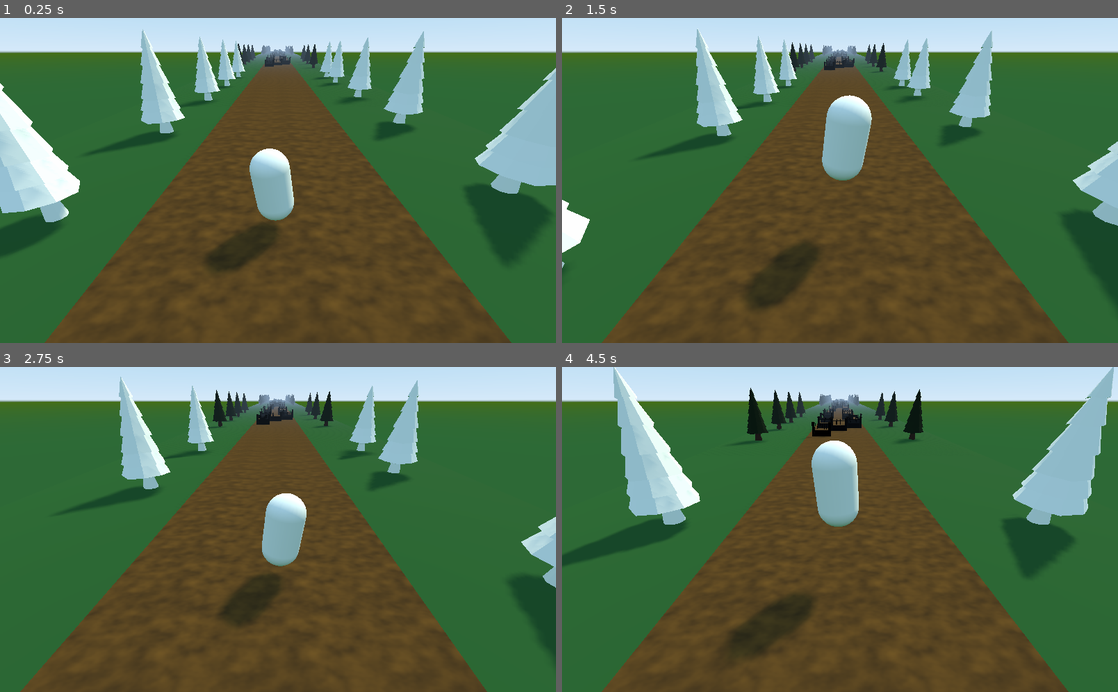
Above: before the commit, frames 1-4 (two rows, left to right).
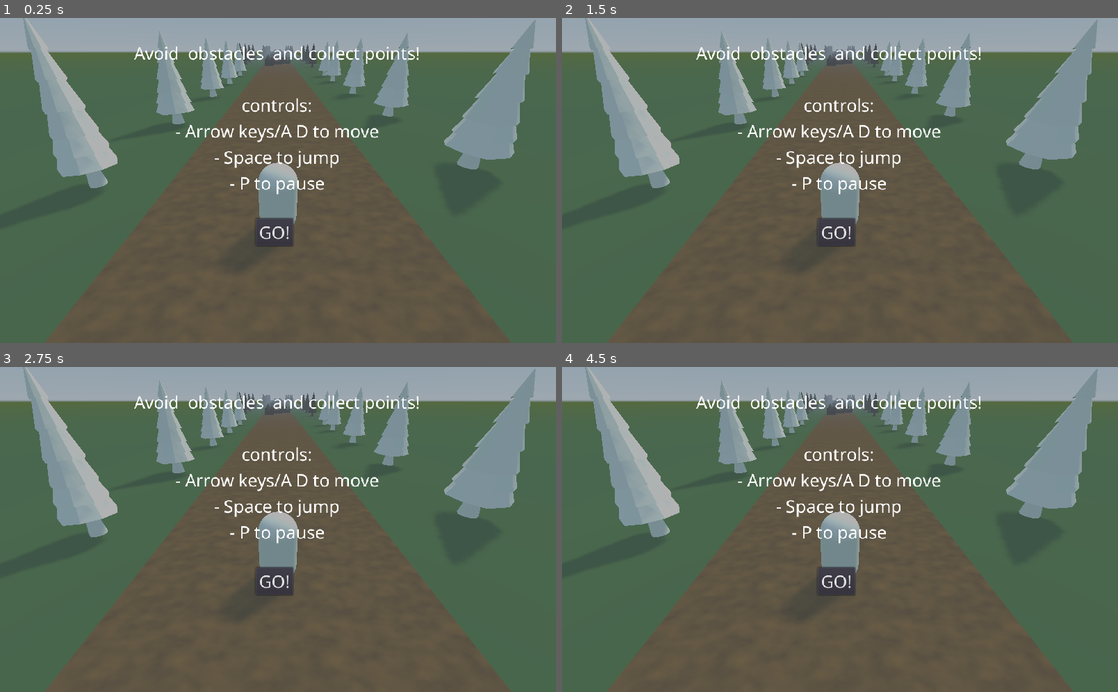
Above: after the commit, the same moments.

Repository: TaaviKodari/2022SyksyPe1715_Godot_Infinite_Runner
Game: Godot game, scene res://Main.tscn
Two runs of this game, one before a commit and one after it. Both use one fixed random seed, a clock stepped at 60 frames per second and the inputs below.
Inputs:
- Up to frame 1 (0.25 s): no input
- Up to frame 2 (1.5 s): hold D (move_right) 0.53-1.28 s; tap Space (jump) at 0.6, 0.77, 1.07, 1.35 s; hold A (move_left) from 1.28 s (still down)
- Up to frame 3 (2.75 s): tap Space (jump) at 1.52, 1.82, 2.1 s; release A (move_left) at 2.03 s; hold D (move_right) from 2.03 s (still down)
- Up to frame 4 (4.5 s): tap Space (jump) at 2.85, 3.02, 3.32, 3.6, 3.77, 4.07, 4.35 s; release D (move_right) at 3.53 s; hold A (move_left) from 3.53 s (still down)

The runs differ from the first frame. In frame 1, 97% of the frame differs, in the area x 0-100%, y 0-100%; in frame 2, 96%; in frame 3, 96%; in frame 4, 98%.

Commit message:
ui aloitettu

Diff:
--- a/Main.gd
+++ b/Main.gd
@@ -17,6 +17,7 @@
 # Called when the node enters the scene tree for the first time.
 func _ready():
 	randomize()
+	get_tree().paused = true
 	player.setup_jump(jump_length, jump_height, run_speed)
 
 	for i in range(initial_road_count):
--- a/Main.tscn
+++ b/Main.tscn
@@ -1,8 +1,9 @@
-[gd_scene load_steps=4 format=2]
+[gd_scene load_steps=5 format=2]
 
 [ext_resource path="res://RoadStart.tscn" type="PackedScene" id=1]
 [ext_resource path="res://Player.tscn" type="PackedScene" id=2]
 [ext_resource path="res://Main.gd" type="Script" id=3]
+[ext_resource path="res://UI/StartScreen.tscn" type="PackedScene" id=4]
 
 [node name="Main" type="Spatial"]
 transform = Transform( 1, 0, 0, 0, 0.999848, -0.0174524, 0, 0.0174524, 0.999848, 0, 0, 0 )
@@ -26,3 +27,7 @@
 [node name="Camera" type="Camera" parent="CameraPivot"]
 transform = Transform( 1, 0, 0, 0, 0.866025, 0.5, 0, -0.5, 0.866025, 0, 5, 5 )
 far = 300.0
+
+[node name="CanvasLayer" type="CanvasLayer" parent="."]
+
+[node name="StartScreen" parent="CanvasLayer" instance=ExtResource( 4 )]
--- /dev/null
+++ b/UI/OverlayScreen.gd
@@ -0,0 +1,6 @@
+extends Control
+
+
+
+func _on_Button_pressed():
+	hide()
--- /dev/null
+++ b/UI/OverlayScreen.tscn
@@ -0,0 +1,15 @@
+[gd_scene load_steps=3 format=2]
+
+[ext_resource path="res://UI/OverlayScreen.gd" type="Script" id=1]
+[ext_resource path="res://UI/ui_theme.tres" type="Theme" id=2]
+
+[node name="OverlayScreen" type="Control"]
+anchor_right = 1.0
+anchor_bottom = 1.0
+theme = ExtResource( 2 )
+script = ExtResource( 1 )
+
+[node name="ColorRect" type="ColorRect" parent="."]
+anchor_right = 1.0
+anchor_bottom = 1.0
+color = Color( 0.4, 0.4, 0.4, 0.498039 )
--- /dev/null
+++ b/UI/StartScreen.tscn
@@ -0,0 +1,35 @@
+[gd_scene load_steps=2 format=2]
+
+[ext_resource path="res://UI/OverlayScreen.tscn" type="PackedScene" id=1]
+
+[node name="StartScreen" instance=ExtResource( 1 )]
+
+[node name="Label" type="Label" parent="." index="1"]
+anchor_left = 0.5
+anchor_top = 0.5
+anchor_right = 0.5
+anchor_bottom = 0.5
+margin_left = -265.0
+margin_top = -258.0
+margin_right = 262.0
+margin_bottom = 27.0
+text = "Avoid  obstacles  and collect points!
+
+controls:
+- Arrow keys/A D to move
+- Space to jump
+- P to pause"
+align = 1
+
+[node name="Button" type="Button" parent="." index="2"]
+anchor_left = 0.5
+anchor_top = 1.0
+anchor_right = 0.5
+anchor_bottom = 1.0
+margin_left = -41.0
+margin_top = -230.0
+margin_right = 28.0
+margin_bottom = -179.0
+text = "GO!"
+
+[connection signal="pressed" from="Button" to="." method="_on_Button_pressed"]
--- /dev/null
+++ b/UI/ui_theme.tres
@@ -0,0 +1,10 @@
+[gd_resource type="Theme" load_steps=3 format=2]
+
+[ext_resource path="res://Font/NotoSans-Regular.ttf" type="DynamicFontData" id=1]
+
+[sub_resource type="DynamicFont" id=1]
+size = 32
+font_data = ExtResource( 1 )
+
+[resource]
+default_font = SubResource( 1 )
Binary file added: Font/NotoSans-Regular.ttf
